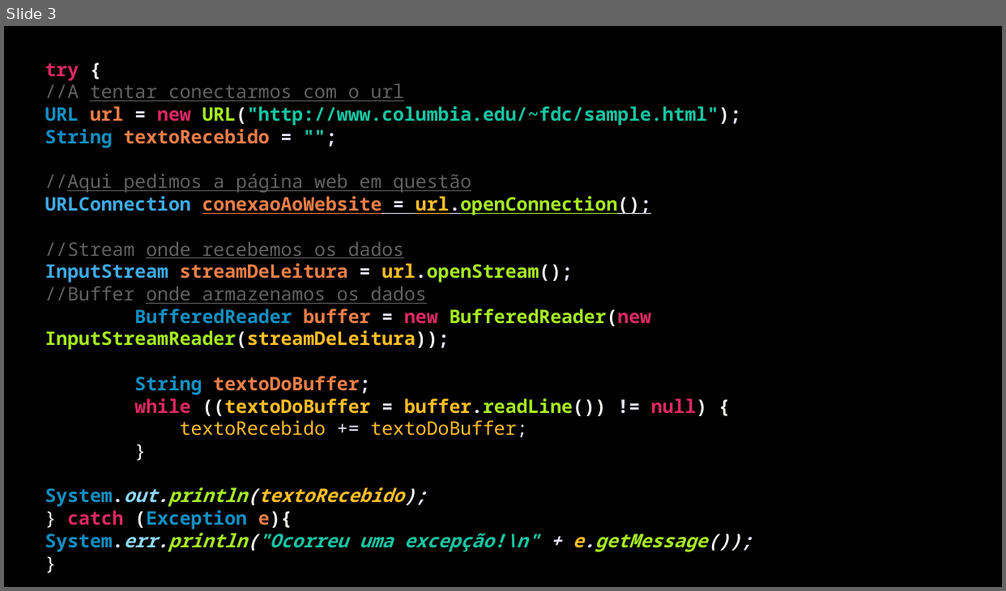
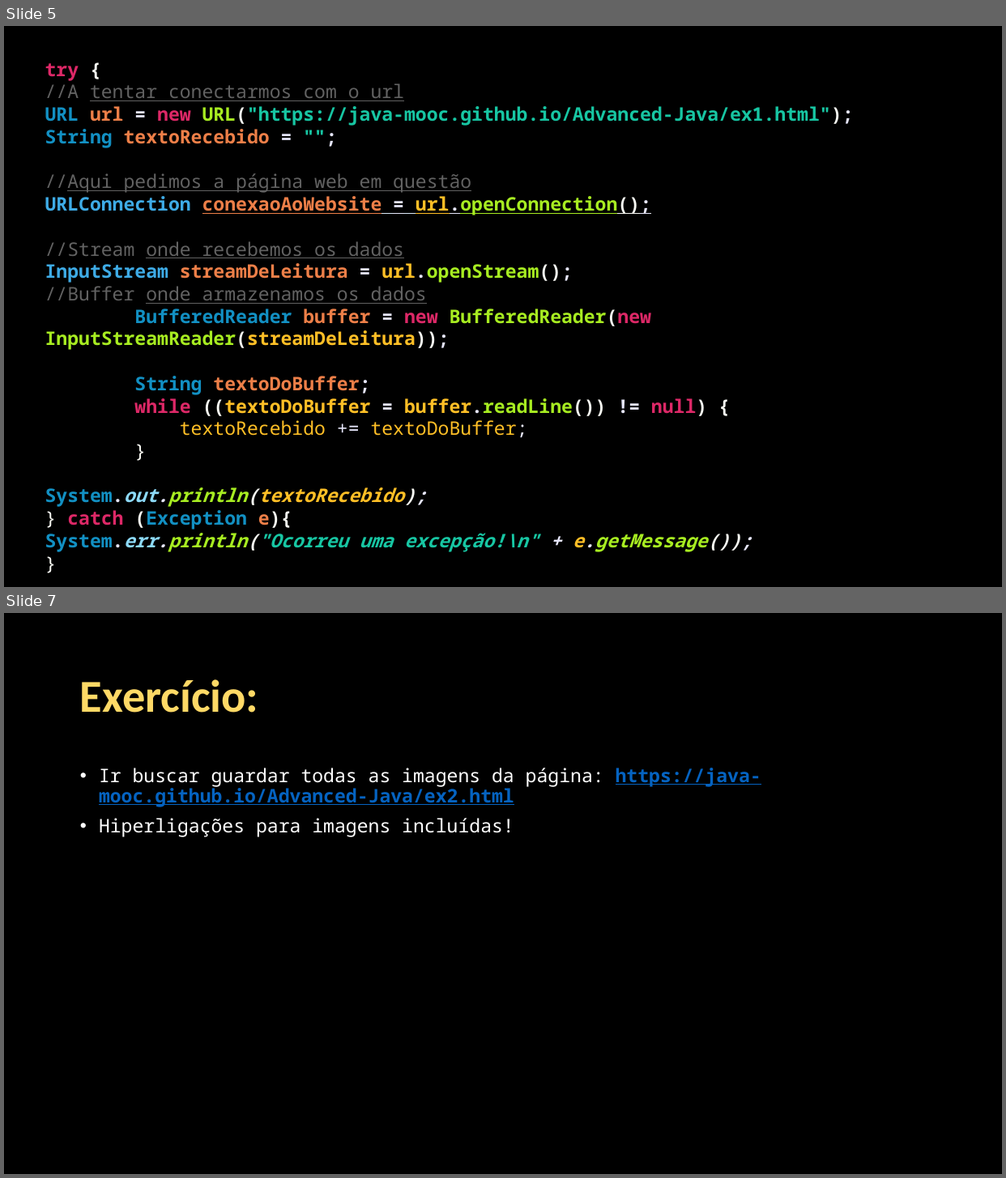
Before and after one commit to Java-Mooc/Advanced-Java, a slide deck: PPT1 - Ligacao a internet.pptx. Shown one above the other, each under a label of ours: slide 3 before the commit, slides 5 and 7 after it; the slides between them are not shown. The pictures are 1006x591 and 1006x1178 pixels, drawn with LibreOffice and Linux fonts; fonts in the diff are those of the drawing. Boxes give left, top, right and bottom in pixels: in the first picture for what was removed or moved away, otherwise in the second. Text is boxed around its words. In the diff, an @@ line names an element or a change of style, - is before the commit and + after.

```diff
--- a/PPT1 - Ligacao a internet.pptx
+++ b/PPT1 - Ligacao a internet.pptx
@@ slide 7 added at box(4, 613, 1002, 1174), background #000000 @@
@@ title added at box(80, 679, 258, 713), 44 pt, text #FFD966, bold @@
+Exercício:
@@ text added at box(99, 768, 761, 837), 18 pt, text #FFFFFF @@
+• Ir buscar guardar todas as imagens da página: https://java-mooc.github.io/Advanced-Java/ex2.html
+• Hiperligações para imagens incluídas!
@@ what was slide 3 is now slide 5 @@
@@ slide 5 changed as well @@
@@ text at box(45, 106, 854, 126): text changed @@
-URL url = new URL("http://www.columbia.edu/~fdc/sample.html");
+URL url = new URL("https://java-mooc.github.io/Advanced-Java/ex1.html");
```
Also in this commit, not shown: 2 other slides changed, 4 other slides added, 2 slides removed, 7 other files.
